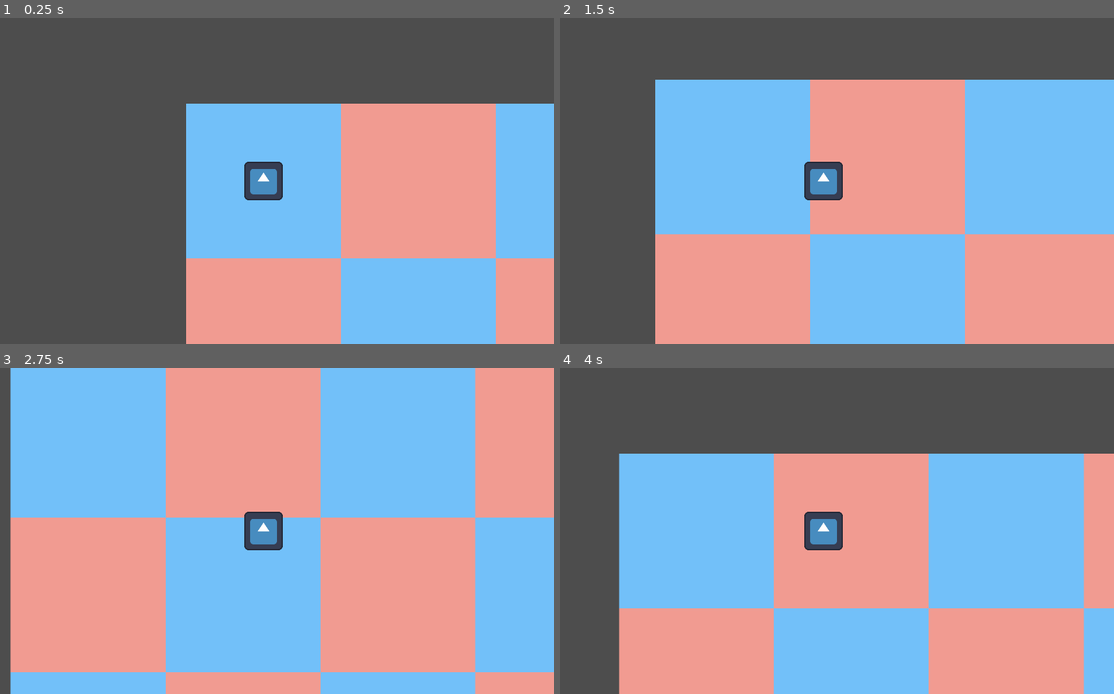
Above: before the commit, frames 1-4 (two rows, left to right).
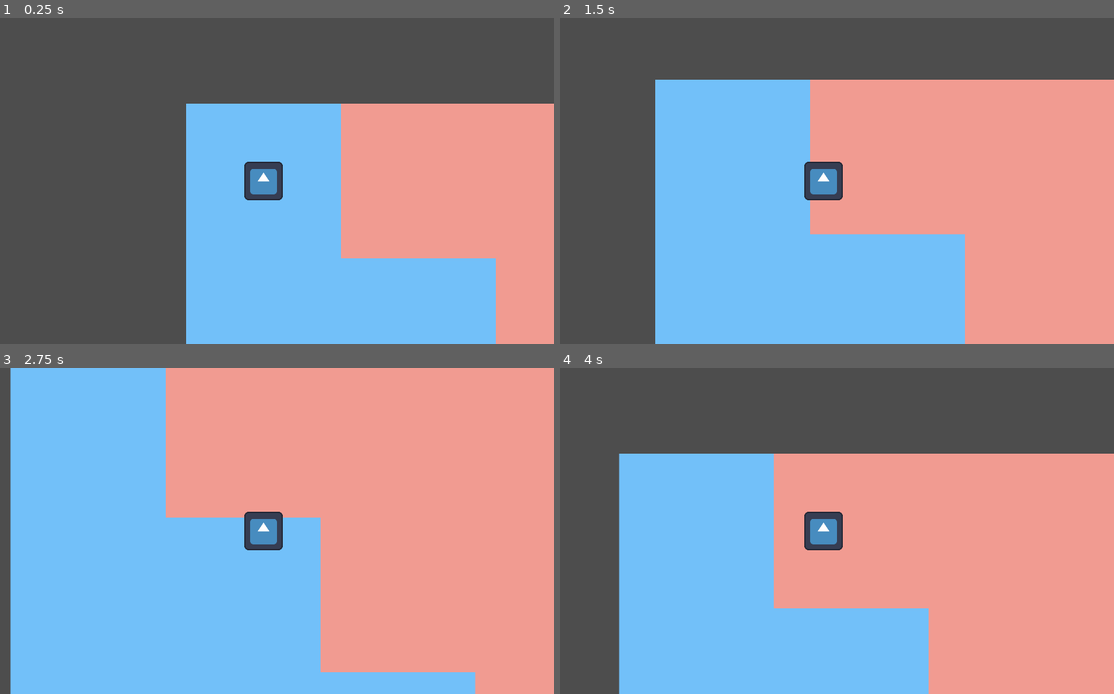
Above: after the commit, the same moments.

Repository: AnselmeDonato/hello_godot
Game: Godot game, scene res://main.tscn
The game is run twice, just before and just after one commit, with the same random seed, the same clock (stepped at 60 frames per second) and the same inputs. The engine's default icon, where the game draws it, is replaced by a stand-in: a white triangle on a blue panel in a dark square.
Inputs:
- Up to frame 1 (0.25 s): no input
- Up to frame 2 (1.5 s): tap Enter at 0.5 s; hold D (right) 0.53-1.28 s; hold S (down) from 1.28 s (still down)
- Up to frame 3 (2.75 s): release S (down) at 2.03 s; hold D (right) from 2.03 s (still down)
- Up to frame 4 (4 s): release D (right) at 2.78 s; hold W (up) 2.78-3.53 s; hold A (left) from 3.53 s (still down)

The runs differ from the first frame. In frame 1, 12% of the frame differs, in the area x 33-100%, y 26-100%; in frame 2, 22%; in frame 3, 35%, in the area x 1-100%, y 0-100%; in frame 4, 22%.

Commit message:
removing grid position from tile

Diff:
--- a/level/grid.gd
+++ b/level/grid.gd
@@ -13,31 +13,37 @@
 
 # ================== Functions ================== #
 
-func get_smallest_entropy_tile():
-	"""Return the tile with the smallest entropy in the grid (NOT including collapsed tiles)"""
-	var smallest_entropy_tile
+func tile_at(pos: Array):
+	"""Return the tile at position pos in the grid"""
+	return grid[pos[1]][pos[0]]
+
+
+func get_smallest_entropy_pos():
+	"""Return the position of the tile with the smallest entropy in the grid"""
+	"""(NOT including collapsed tiles)"""
+	var smallest_entropy_pos: Array
 	var smallest_entropy = 99999
 
 	for y in range(grid.size()):
 		for x in range(grid[0].size()):
-			var tile = grid[y][x]
+			var tile = tile_at([x,y])
 
 			if tile.is_collapsed():
 				continue
 
 			var entropy = tile.get_entropy()
 			if entropy < smallest_entropy:
-				smallest_entropy_tile = tile
+				smallest_entropy_pos = [x, y]
 				smallest_entropy = entropy
 
-	return smallest_entropy_tile
+	return smallest_entropy_pos
 
 
 func is_collapsed():
 	"""Return true if all the tiles in the grid have collapsed to a single state"""
 	for y in range(grid.size()):
 		for x in range(grid[0].size()):
-			if not grid[y][x].is_collapsed():
+			if not tile_at([x,y]).is_collapsed():
 				return false
 
 	return true
@@ -46,71 +52,72 @@
 func collapse():
 	"""Collapse the grid by collapsing each tile and propagating the result"""
 	while not is_collapsed():
-		var collapse_tile = get_smallest_entropy_tile()
-		collapse_tile.collapse()
-		propagate_collapse(collapse_tile)
+		var pos_to_collapse = get_smallest_entropy_pos()
+		tile_at(pos_to_collapse).collapse()
+		propagate_collapse(pos_to_collapse)
 
 
-func propagate_collapse(from_tile):
+func propagate_collapse(from_pos: Array):
 	"""Propagate the result of the collapse of one tile to n-neighbors"""
 	var stack = []
-	stack.append(from_tile)
+	stack.append(from_pos)
 
 	while stack.size() > 0:
-		var tile = stack.pop_back()
+		var pos = stack.pop_back()
+		var tile = tile_at(pos)
 
-		for neighbor in get_superposed_neighbors(tile):
+		for neighbor_pos in get_superposed_neighbors_pos(pos):
+			var neighbor = tile_at(neighbor_pos)
 			var old_entropy = neighbor.get_entropy()
 
 			for possible_tile in tile.superposition.keys():
-				if neighbor.grid_position[0] > tile.grid_position[0]:
+				if neighbor_pos[0] > pos[0]:
 					neighbor.constraint_superposition(tiles_rules[possible_tile]['constraints']['pos_x'])
-				if neighbor.grid_position[0] < tile.grid_position[0]:
+				if neighbor_pos[0] < pos[0]:
 					neighbor.constraint_superposition(tiles_rules[possible_tile]['constraints']['neg_x'])
-				if neighbor.grid_position[1] > tile.grid_position[1]:
+				if neighbor_pos[1] > pos[1]:
 					neighbor.constraint_superposition(tiles_rules[possible_tile]['constraints']['pos_y'])
-				if neighbor.grid_position[1] < tile.grid_position[1]:
+				if neighbor_pos[1] < pos[1]:
 					neighbor.constraint_superposition(tiles_rules[possible_tile]['constraints']['neg_y'])
 
 
 			if neighbor.get_entropy() != old_entropy:
 				# If a neighbor has partially collapsed (i.e its superposition has changed), we add it to the
 				# stack to propagate the change to its neighbors too
-				stack.append(neighbor)
+				stack.append(neighbor_pos)
 
 
-func get_superposed_neighbors(from_tile):
-	"""Return a list of the superposed (i.e not collapsed) 1-neighbors of a tile"""
-	var from_position = from_tile.grid_position
-	var superposed_neighbors = []
+func get_superposed_neighbors_pos(from_pos):
+	"""Return a list of the position of superposed (i.e not collapsed) 1-neighbors of a position"""
+	var superposed_neighbors_pos = []
 
-	if from_position[0] > 0:
-		var neighbor = grid[from_position[1]][from_position[0] - 1]
-		if not neighbor.is_collapsed():
-			superposed_neighbors.append(neighbor)
+	if from_pos[0] > 0:
+		var neighbor_pos = [from_pos[1], from_pos[0] - 1]
+		if not tile_at(neighbor_pos).is_collapsed():
+			superposed_neighbors_pos.append(neighbor_pos)
 
-	if from_position[0] < GRID_DIMENSTION - 1:
-		var neighbor = grid[from_position[1]][from_position[0] + 1]
-		if not neighbor.is_collapsed():
-			superposed_neighbors.append(neighbor)
+	if from_pos[0] < GRID_DIMENSTION - 1:
+		var neighbor_pos = [from_pos[1], from_pos[0] - 1]
+		if not tile_at(neighbor_pos).is_collapsed():
+			superposed_neighbors_pos.append(neighbor_pos)
 
-	if from_position[1] > 0:
-		var neighbor = grid[from_position[1] - 1][from_position[0]]
-		if not neighbor.is_collapsed():
-			superposed_neighbors.append(neighbor)
+	if from_pos[1] > 0:
+		var neighbor_pos = [from_pos[1], from_pos[0] - 1]
+		if not tile_at(neighbor_pos).is_collapsed():
+			superposed_neighbors_pos.append(neighbor_pos)
 
-	if from_position[1] < GRID_DIMENSTION - 1:
-		var neighbor = grid[from_position[1] + 1][from_position[0]]
-		if not neighbor.is_collapsed():
-			superposed_neighbors.append(neighbor)
+	if from_pos[1] < GRID_DIMENSTION - 1:
+		var neighbor_pos = [from_pos[1], from_pos[0] - 1]
+		if not tile_at(neighbor_pos).is_collapsed():
+			superposed_neighbors_pos.append(neighbor_pos)
 
-	return superposed_neighbors
+	return superposed_neighbors_pos
 
 func show():
 	"""Show the grid by loading textures of all the tiles"""
 	for y in range(grid.size()):
 		for x in range(grid[0].size()):
-			var tile = grid[y][x]
+			var tile = tile_at([x,y])
 			tile.load_texture()
 			tile.position = Vector2(x * TILE_DIMENSION, y * TILE_DIMENSION)
 			add_child(tile)
@@ -128,7 +135,6 @@
 		for x in range(GRID_DIMENSTION):
 			var tile = tile_ref.duplicate()
 			tile.set_superposition(all_possible_tiles.duplicate())
-			tile.set_grid_position([x, y])
 			row.append(tile)
 
 		grid.append(row)
--- a/level/tile.gd
+++ b/level/tile.gd
@@ -5,7 +5,6 @@
 const ASSETS_PATH = "res://level/assets/"
 
 var superposition = {}
-var grid_position = [-1, -1]
 # ================== Functions ================== #
 
 func is_collapsed():
@@ -43,11 +42,6 @@
 	superposition = superposition_
 
 
-func set_grid_position(grid_position_: Array):
-	"""Set the position in the grid (meant for initialisation of the tile)"""
-	grid_position = grid_position_
-
-
 func collapse():
 	"""Collapse superposition to a single state (chosen at random between superposed states)"""
 	var rng = RandomNumberGenerator.new()
